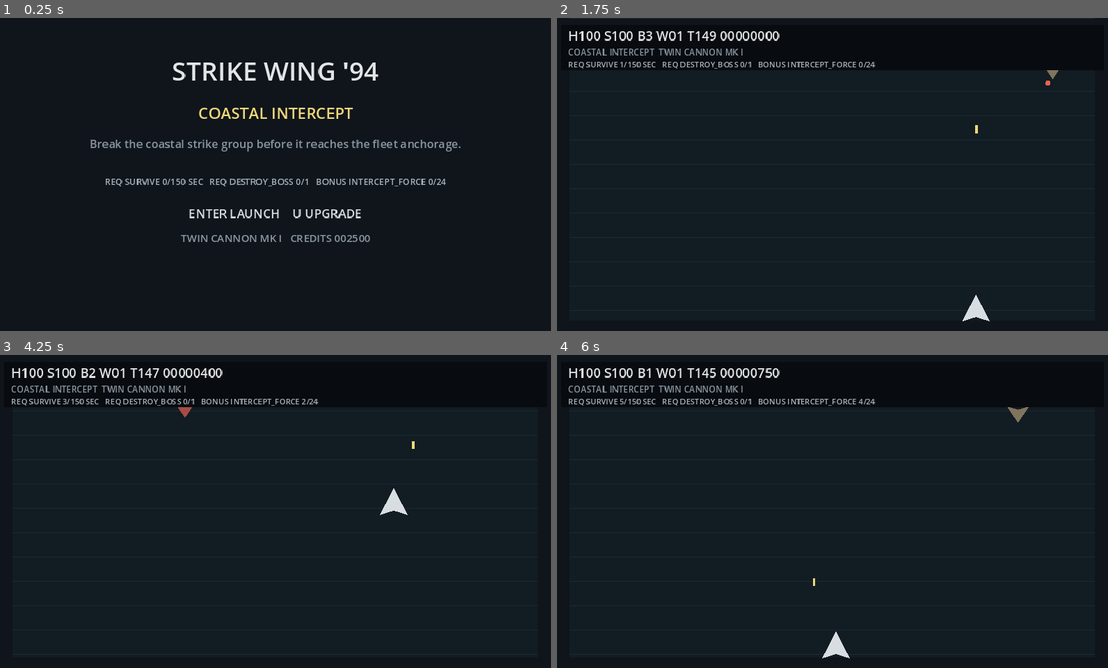
Above: before the commit, frames 1-4 (two rows, left to right).
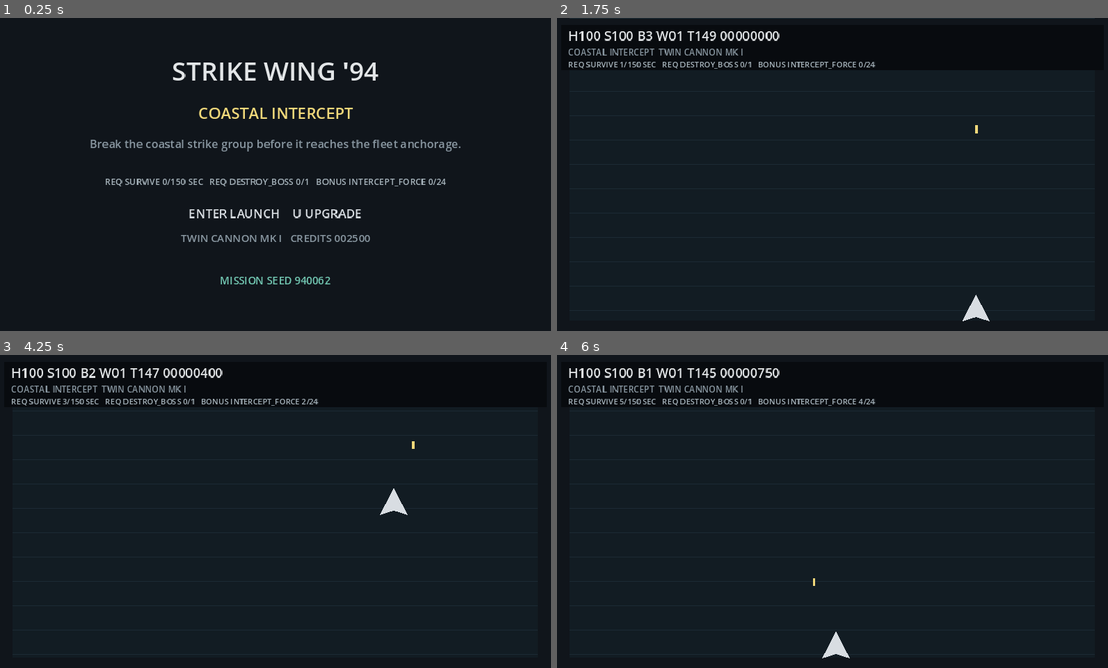
Above: after the commit, the same moments.

Repository: EVAVO-STUDIO/godot-462-strike-wing-94
Game: Godot game, scene res://scenes/main.tscn
Same seed, same stepped clock (60 frames per second), same inputs: the game is played once before the commit and once after it.
Inputs:
- Up to frame 1 (0.25 s): no input
- Up to frame 2 (1.75 s): tap Enter (confirm) at 0.5, 0.6 s; hold D (move_right) 0.53-1.28 s; hold S (move_down) from 1.28 s (still down); tap Space (fire_primary) at 1.35 s
- Up to frame 3 (4.25 s): release S (move_down) at 2.03 s; hold D (move_right) 2.03-2.78 s; tap X (fire_secondary) at 2.1 s; hold W (move_up) 2.78-3.53 s; tap Enter (confirm) at 2.85 s; hold A (move_left) from 3.53 s (still down); hold Space (fire_primary) from 3.53 s (still down)
- Up to frame 4 (6 s): release Space (fire_primary) at 4.28 s; tap X (fire_secondary) at 4.35 s; release A (move_left) at 5.03 s; hold S (move_down) 5.03-5.78 s; tap Enter (confirm) at 5.1 s; hold D (move_right) from 5.78 s (still down); tap Space (fire_primary) at 5.85 s

The runs differ from the first frame. In frame 1, 0.3% of the frame differs, in the area x 40-60%, y 82-86%; in frame 2, less than 0.1%; in frame 3, less than 0.1%; in frame 4, less than 0.1%.

Commit message:
feat: activate deterministic run seeding

Diff:
--- a/project.godot
+++ b/project.godot
@@ -9,6 +9,7 @@
 [autoload]
 CampaignSave="*res://scripts/campaign_save.gd"
 BossDirector="*res://scripts/boss_director.gd"
+RunSeedDirector="*res://scripts/run_seed_director.gd"
 
 [display]
 window/size/viewport_width=640
